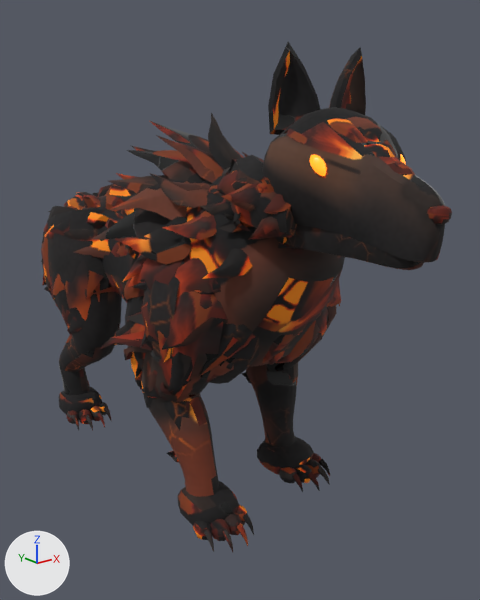
Renders of the FBX model models/export/lavawolf.fbx from each side of a commit.
The view is the same before and after, from a 50 mm camera at (-2.81, -4.5, 2.9) aimed at (0.25, -0.67, 1.37). Arrows for +X, +Y and +Z are at lower left; the lights stay in place. The first picture is the older version. Vertices at exactly the same position are counted once.

Script lines for the objects in view, before the commit:
```python
me_lavawolf_body = bpy.data.meshes.new('LavaWolf_Body')
me_lavawolf_body.from_pydata(...)  # 10829 vertices, 9160 faces; spans x -0.99..0.8, y -2.8..2.17, z 0.0..3.16
me_lavawolf_body.materials.append(mat_lavawolf_body_baked)
me_lavawolf_glow = bpy.data.meshes.new('LavaWolf_GLOW')
me_lavawolf_glow.from_pydata(...)  # 111 vertices, 141 faces; spans x -0.42..0.23, y -2.25..1.87, z 0.71..2.6
me_lavawolf_glow.materials.append(mat_glow_lava)  # orange #ff8a1e, glowing orange #ff8a1e
ob_lavawolf_body = bpy.data.objects.new('LavaWolf_Body', me_lavawolf_body)
ob_lavawolf_body.location = (0.0, 0.0, 0.0)
ob_lavawolf_glow = bpy.data.objects.new('LavaWolf_GLOW', me_lavawolf_glow)
ob_lavawolf_glow.location = (0.0, 0.0, 0.0)
```
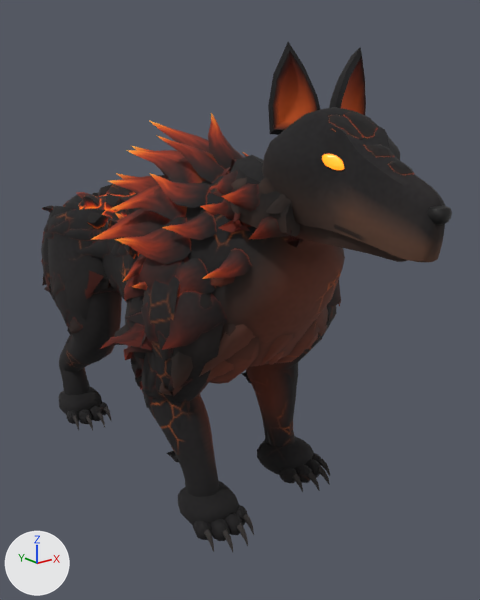
Changed parts and their boxes [x1, y1, x2, y2] in the pictures (480 x 600 px; the box of a moved part takes in the faces that stretch with it):
'LavaWolf_GLOW', reshaped: before [310, 154, 406, 176]; after [322, 154, 344, 170]
part 1 of me_lavawolf_glow, moved or reshaped: before [310, 154, 327, 176]; after [322, 154, 344, 170]
part 2 of me_lavawolf_body, moved or reshaped: before [309, 154, 328, 178]; after [320, 152, 346, 171]
part 3 of me_lavawolf_body, rebuilt: before [275, 224, 424, 270]; after [292, 224, 408, 262]
part 4 of me_lavawolf_body, rebuilt: before [76, 192, 92, 197]; after [77, 192, 92, 199]
part 5 of me_lavawolf_body, rebuilt: before [67, 198, 81, 210]; after [74, 195, 83, 202]
part 6 of me_lavawolf_body, moved or reshaped (mostly hidden): before [48, 195, 83, 212]; after [42, 197, 80, 212]
part 7 of me_lavawolf_body, moved or reshaped: before [195, 110, 406, 294]; after [211, 110, 400, 287]
part 8 of me_lavawolf_body, surface changed: [41, 47, 452, 547] in both

What changed in the scene script:
```text
Change me_lavawolf_glow:
    used by ob_lavawolf_glow; location = (0.0, 0.0, 0.0)
    remove me_lavawolf_glow.from_pydata(...)  # 111 vertices, 141 faces; spans x -0.42..0.23, y -2.25..1.87, z 0.71..2.6
    add me_lavawolf_glow.from_pydata(...)  # 111 vertices, 141 faces; spans x -0.35..0.23, y -2.27..1.87, z 0.71..2.61
    me_lavawolf_glow part 1: the loose piece of 50 vertices spanning x -0.42..-0.37, y -2.14..-2.06, z 2.5..2.6 is multiplied about its middle by the matrix ((0.991, -0.001, -0.282), (0.105, 0.956, 0.368), (0.262, -0.382, 0.92)), then moved by (0.07, -0.03, 0.01)
    other edits to the shape of me_lavawolf_glow do not show in these pictures
Change me_lavawolf_body:
    used by ob_lavawolf_body; location = (0.0, 0.0, 0.0)
    remove me_lavawolf_body.from_pydata(...)  # 10829 vertices, 9160 faces; spans x -0.99..0.8, y -2.8..2.17, z 0.0..3.16
    add me_lavawolf_body.from_pydata(...)  # 10832 vertices, 9180 faces; spans x -0.99..0.8, y -2.8..2.19, z 0.0..3.16
    me_lavawolf_body part 2: the loose piece of 33 vertices spanning x -0.42..-0.36, y -2.15..-2.04, z 2.49..2.61 is multiplied about its middle by the matrix ((1.002, -0.001, -0.239), (0.095, 0.947, 0.393), (0.22, -0.404, 0.922)), then moved by (0.07, -0.03, 0.01)
    me_lavawolf_body part 3: the loose piece of 115 vertices spanning x -0.33..0.21, y -2.66..-1.61, z 2.03..2.25 is rebuilt with 112 vertices and now spans x -0.3..0.19, y -2.58..-1.62, z 2.09..2.25
    me_lavawolf_body part 4: the loose piece of 25 vertices spanning x -0.14..0.12, y 1.04..1.5, z 1.82..1.99 is rebuilt with 26 vertices and now spans x -0.15..0.11, y 1.03..1.51, z 1.82..1.99
    me_lavawolf_body part 5: the loose piece of 24 vertices spanning x -0.17..-0.02, y 1.08..1.48, z 1.79..1.95 is rebuilt with 22 vertices and now spans x -0.13..0.06, y 1.1..1.52, z 1.8..1.98
    me_lavawolf_body part 6: 196 vertices moved from x -0.41..0.42, y 0.99..2.17, z 0.61..2.07 to x -0.43..0.44, y 1.09..2.16, z 0.61..1.99; 652 vertices removed from x -0.43..0.4, y 0.97..2.17, z 0.68..1.98; 667 vertices added at x -0.52..0.46, y 1.04..2.19, z 0.68..2.04
    me_lavawolf_body part 7: 135 vertices moved from x -0.49..0.38, y -2.32..-1.64, z 2.1..2.78 to x -0.48..0.38, y -2.31..-1.64, z 2.11..2.78; 220 vertices removed from x -0.59..0.39, y -2.27..-1.28, z 1.72..2.78; 224 vertices added at x -0.53..0.34, y -2.6..-1.3, z 1.78..2.8
    me_lavawolf_body part 8: 7617 kept faces spanning x -0.99..0.8, y -2.8..2.16, z 0.0..3.16 get new texture (UV) coordinates
    other edits to the shape of me_lavawolf_body do not show in these pictures
```
